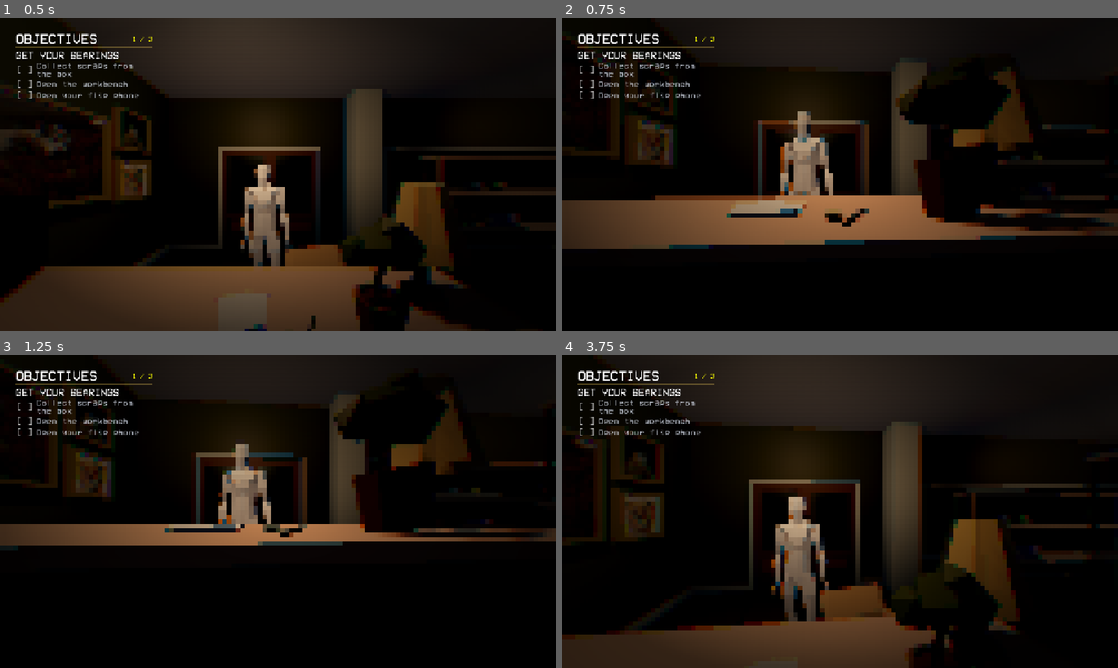
Above: before the commit, frames 1-4 (two rows, left to right).
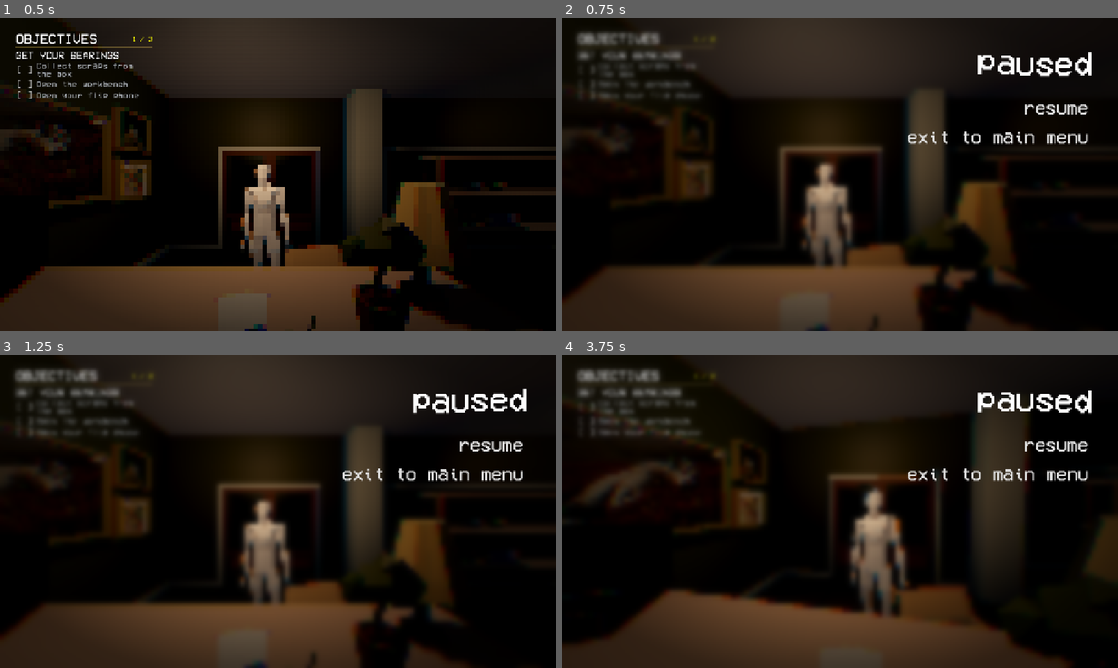
Above: after the commit, the same moments.

Repository: kaminaryu/project-found-footage
Game: Godot game, scene res://Scenes/main_walk.tscn
Same seed, same stepped clock (60 frames per second), same inputs: the game is played once before the commit and once after it. Sound files missing from this copy of the repository are replaced by a short silence.
Inputs (mouse positions are in pixels of both pictures, inside the frame that each line leads up to):
- Up to frame 1 (0.5 s): no input
- Up to frame 2 (0.75 s): tap Q (quit) at 0.5 s; move the mouse to (867, 174) at 0.52 s; hold W (move_forward) from 0.53 s (still down); hold Shift (crouch) from 0.53 s (still down); click (867, 174) at 0.67 s
- Up to frame 3 (1.25 s): keep holding W (move_forward); keep holding Shift (crouch); tap Enter (ui_accept) at 0.77 s
- Up to frame 4 (3.75 s): keep holding W (move_forward); tap Q (quit) every 0.75 s from 1.25 to 3.5 s; move the mouse to (812, 511) at 1.27 s; release Shift (crouch) at 1.28 s; tap E (interact) at 1.35 s; tap Enter (ui_accept) at 1.52, 3.02 s; move the mouse to (851, 505) at 2.02 s; press the mouse at (851, 505) at 2.03 s; move the mouse to (834, 517) at 2.77 s; release the mouse at (834, 517) at 2.78 s; tap 1 (use_phone) at 2.85 s; click (834, 517) at 2.92 s; move the mouse to (878, 514) at 3.52 s; tap Backspace at 3.6 s

Frame 1 is identical in both runs. In frame 2, 47% of the frame differs, in the area x 0-100%, y 0-100%; in frame 3, 44%; in frame 4, 35%.

Commit message:
Adjust: Made quit button action for pausing too

Diff:
--- a/Scenes/Menu/pause_menu.gd
+++ b/Scenes/Menu/pause_menu.gd
@@ -8,7 +8,7 @@
 	pass # Replace with function body.
 
 func _unhandled_input(event: InputEvent) -> void:
-	if event.is_action_pressed("ui_cancel"):
+	if event.is_action_pressed("ui_cancel") or event.is_action_pressed("quit"):
 		pause();
 
 # Called every frame. 'delta' is the elapsed time since the previous frame.
